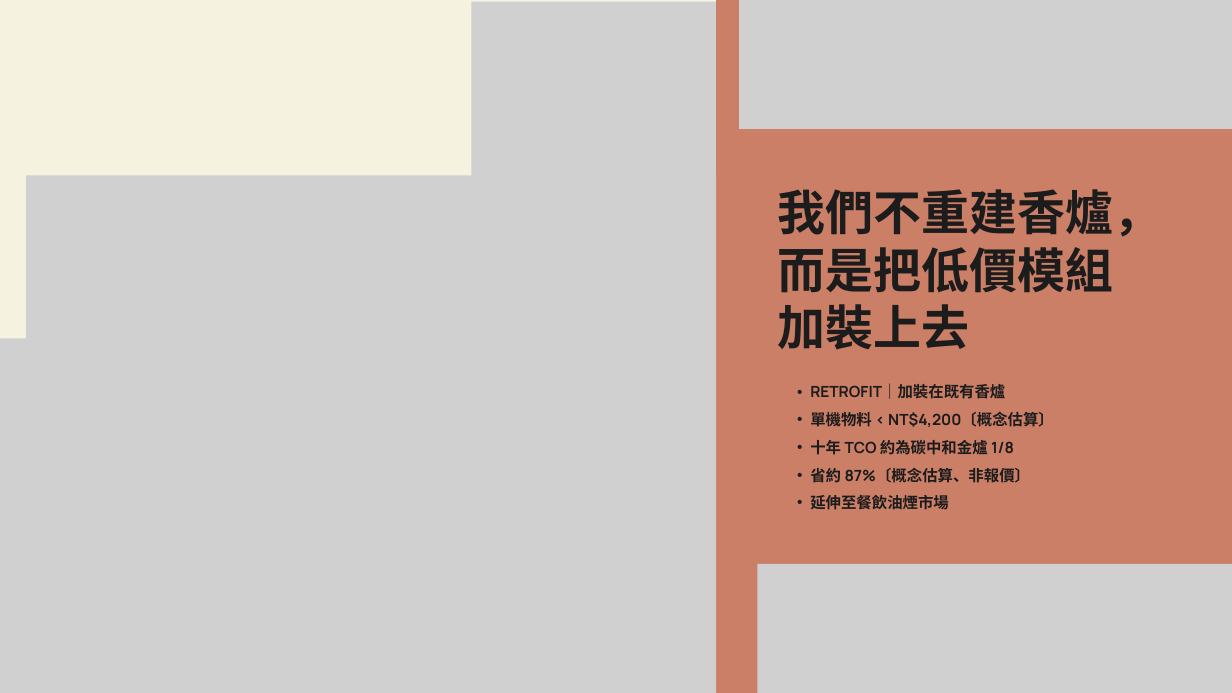
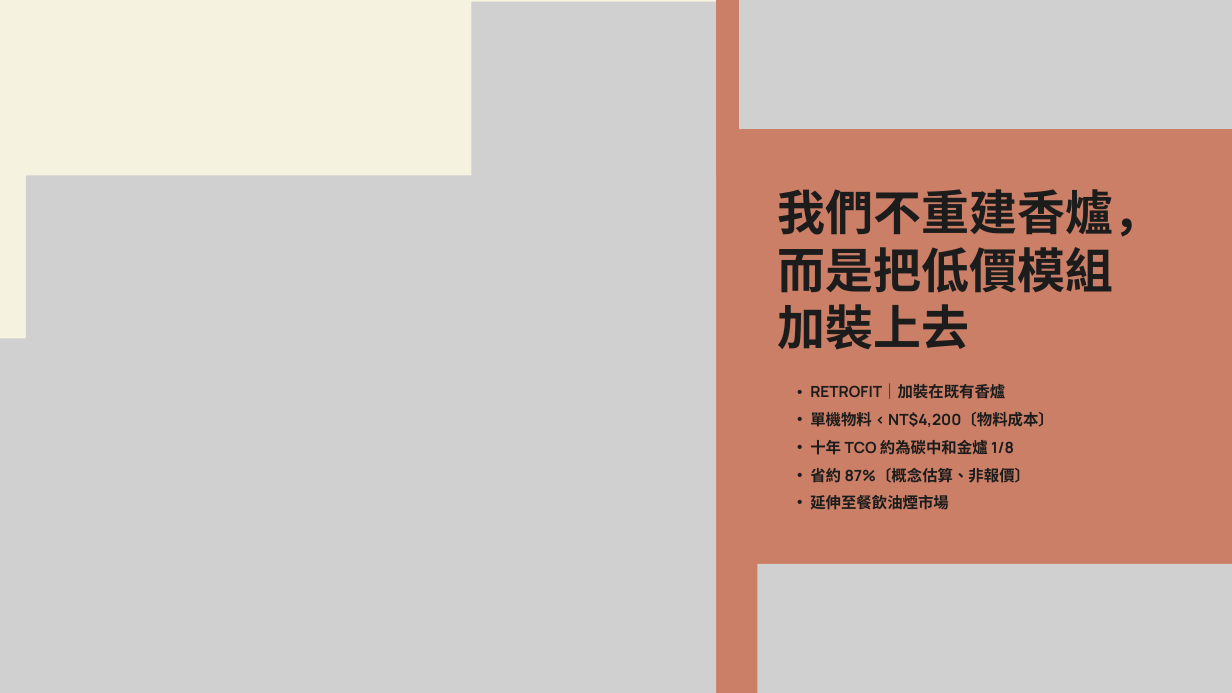
Before and after one commit to feihong9487/WRO2026, a slide deck: slide 5 of 簡報/香爐簡報.pptx. Drawn at 1232x693 pixels with LibreOffice and Linux fonts; fonts in the diff are those of the drawing; grey boxes stand for pictures. Boxes give left, top, right and bottom in pixels: in the first picture for what was removed or moved away, otherwise in the second. Text is boxed around its words. In the diff, an @@ line names an element or a change of style, - is before the commit and + after.

```diff
--- a/簡報/香爐簡報.pptx
+++ b/簡報/香爐簡報.pptx
@@ text at (810,412,1054,427): text changed @@
-  • 單機物料 < NT$4,200〔概念估算〕
+  • 單機物料 < NT$4,200〔物料成本〕
```
Also in this commit, not shown: 2 other slides changed, 1 other file.
